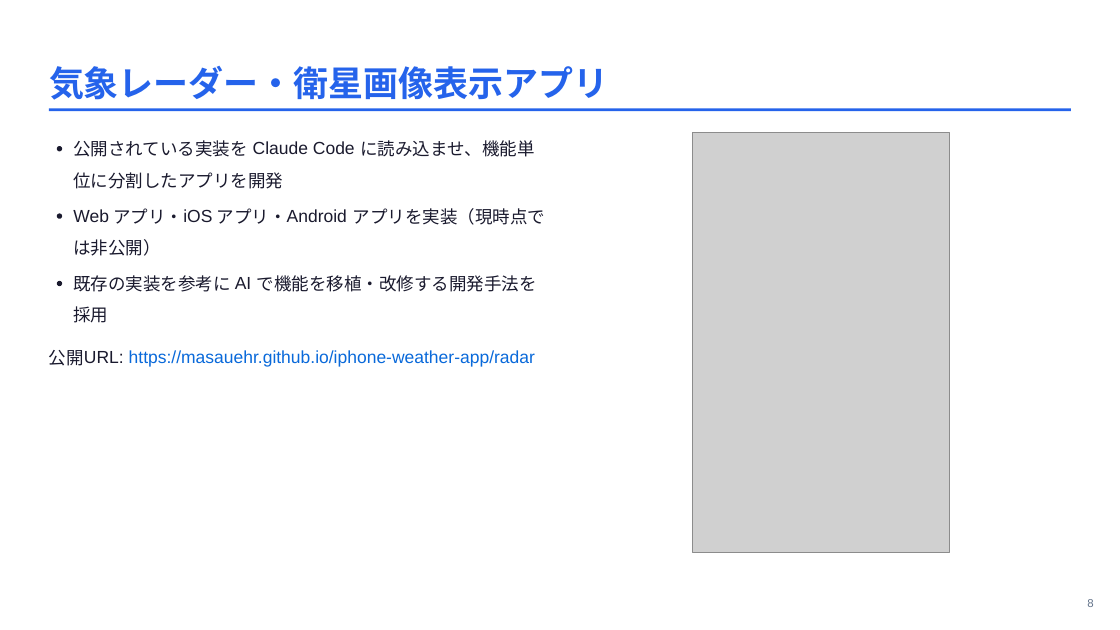
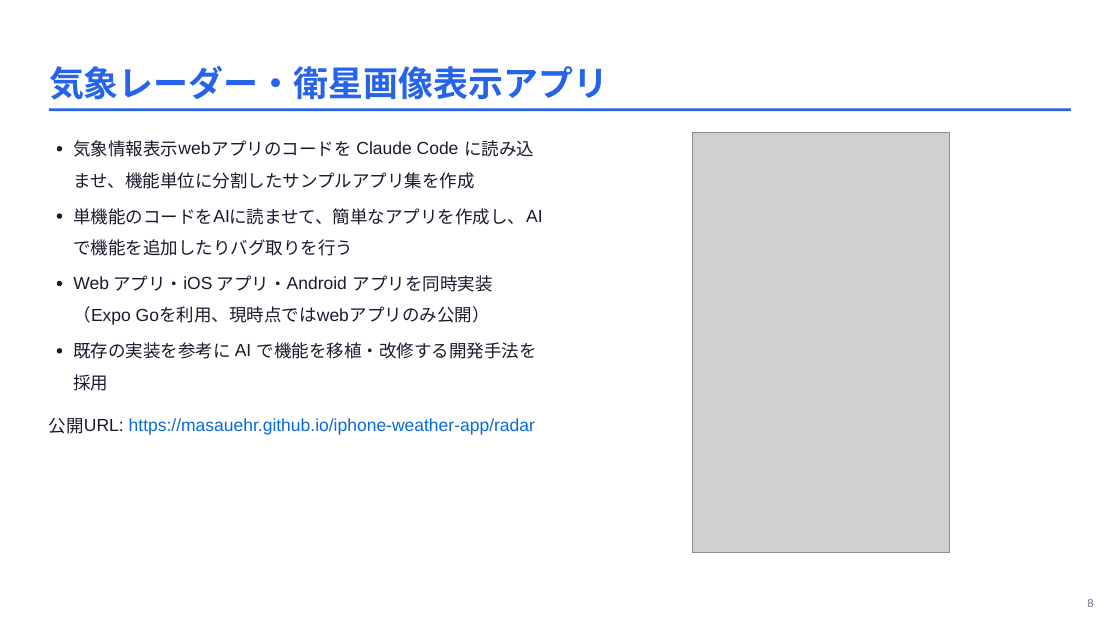
Before and after one commit to masauehr/marp_slides, a slide deck: slide 8 of slides/2026-07-01-ai-projects-intro.pptx. Drawn at 1120x630 pixels with LibreOffice and Linux fonts; fonts in the diff are those of the drawing; grey boxes stand for pictures. Boxes give left, top, right and bottom in pixels: in the first picture for what was removed or moved away, otherwise in the second. Text is boxed around its words. In the diff, an @@ line names an element or a change of style, - is before the commit and + after.

```diff
--- a/slides/2026-07-01-ai-projects-intro.pptx
+++ b/slides/2026-07-01-ai-projects-intro.pptx
@@ text removed at (73,140,247,157) @@
-公開されている実装を
@@ text added at (73,140,178,157), 15 pt, text #1A1A2E @@
+気象情報表⽰
@@ text added at (178,141,210,154), 15 pt, text #1A1A2E @@
+web
@@ text added at (212,140,352,156), 15 pt, text #1A1A2E @@
+アプリのコードを
@@ text "Claude Code": place and size @@
-text "Claude Code" at (253,141,355,154)
+text "Claude Code" at (356,141,459,154)
@@ text at (464,140,534,157): text changed @@
-に読み込ませ、機能単
+に読み込
@@ text at (73,172,474,189): text changed @@
-位に分割したアプリを開発
+ませ、機能単位に分割したサンプルアプリ集を作成
@@ text added at (73,208,213,225), 15 pt, text #1A1A2E @@
+単機能のコードを
@@ text added at (229,208,525,225), 15 pt, text #1A1A2E @@
+に読ませて、簡単なアプリを作成し、
@@ text removed at (73,239,160,256) @@
-は⾮公開）
@@ text added at (73,239,353,256), 15 pt, text #1A1A2E @@
+で機能を追加したりバグ取りを⾏う
@@ text added at (213,210,229,222), 15 pt, text #1A1A2E @@
+AI
@@ text added at (526,210,542,222), 15 pt, text #1A1A2E @@
+AI
@@ 8 texts: place and size @@
-8 texts at (73,208,537,292)
+8 texts at (73,275,537,359)
@@ text at (353,275,493,292): text changed @@
-アプリを実装（現時点で
+アプリを同時実装
@@ text added at (73,304,91,322), 15 pt, text #1A1A2E @@
+（
@@ text added at (91,308,159,325), 15 pt, text #1A1A2E @@
+Expo Go
@@ text added at (159,306,316,323), 15 pt, text #1A1A2E @@
+を利⽤、現時点では
@@ text added at (317,308,349,321), 15 pt, text #1A1A2E @@
+web
@@ text added at (350,306,490,323), 15 pt, text #1A1A2E @@
+アプリのみ公開）
@@ freeform shape added at (57,349,62,354), fill #1A1A2E @@
@@ 3 texts: place and size @@
-3 texts at (49,306,535,367)
+3 texts at (49,374,535,435)
```
Also in this commit, not shown: 6 other slides changed, 3 other files.
